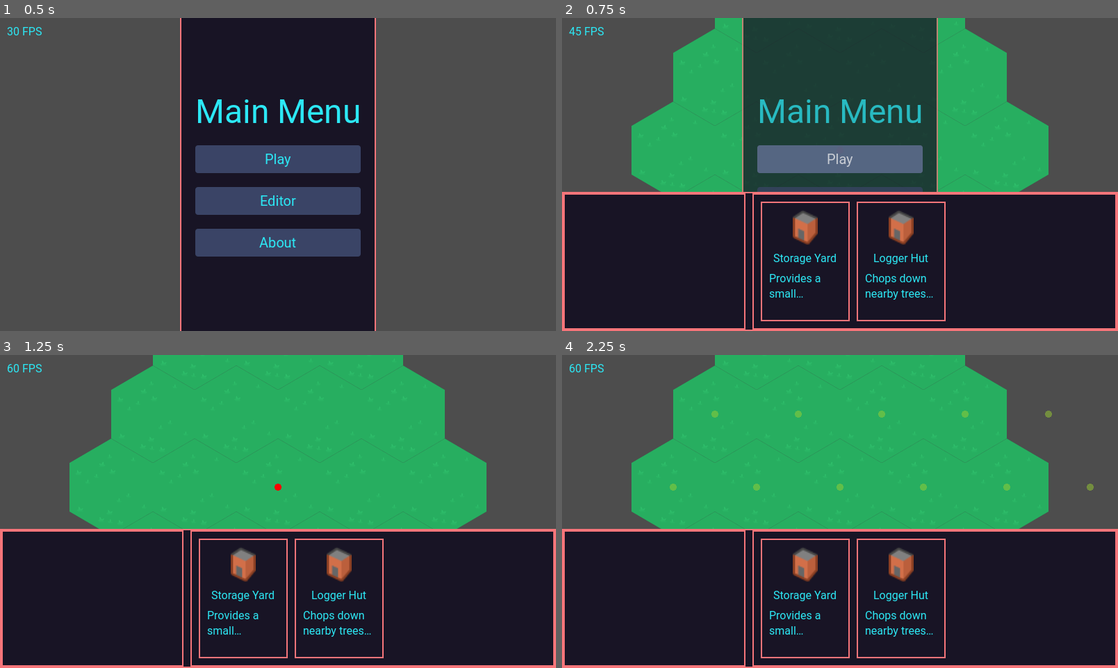
Above: before the commit, frames 1-4 (two rows, left to right).
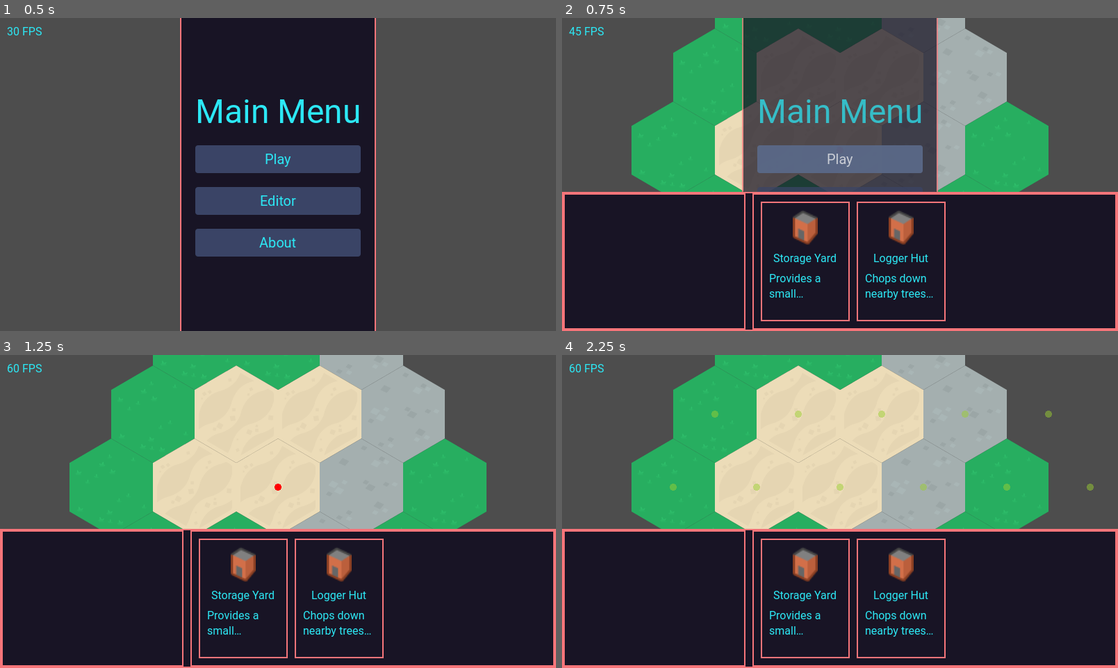
Above: after the commit, the same moments.

Repository: Bloodyaugust/citybuilder-sim
Game: Godot game, scene res://scenes/main.tscn
The game is run twice, just before and just after one commit, with the same random seed, the same clock (stepped at 60 frames per second) and the same inputs. The engine's default icon, where the game draws it, is replaced by a stand-in: a white triangle on a blue panel in a dark square.
Inputs (mouse positions are in pixels of both pictures, inside the frame that each line leads up to):
- Up to frame 1 (0.5 s): no input
- Up to frame 2 (0.75 s): click "Play" at 0.5 s
- Up to frame 3 (1.25 s): no input
- Up to frame 4 (2.25 s): tap Enter at 1.25 s; drag from (806, 599) to (895, 442) at 1.27 s; drag from (901, 599) to (812, 574) at 2.02 s

Frame 1 is identical in both runs. In frame 2, 19% of the frame differs, in the area x 27-80%, y 0-56%; in frame 3, 22%; in frame 4, 22%.
Error in both runs: Invalid assignment of property or key 'data' with value of type 'Resource (BuildingData)' on a base object of type 'null instance'. (res://scripts/classes/Surf…

Commit message:
Add systems to drive navigation weight and movement speed
This is based on tiles and resources, which each have a weight that affects the cost of using a tile to navigate, and the speed at which a unit moves on that tile.

Diff:
--- a/actors/Resource.gd
+++ b/actors/Resource.gd
@@ -21,3 +21,4 @@
 	global_position = GDUtil.get_global_position_from_tile(_origin_tile, _tilemap)
 	_sprite.texture = data.sprite
 	_tilemap_actor_controller.add_actor_to_tile(_origin_tile, self)
+	_tilemap.set_nav_point_non_tile_weight_by_tile(_origin_tile, data.nav_weight)
--- a/actors/Unit.gd
+++ b/actors/Unit.gd
@@ -16,7 +16,20 @@
 
 
 func _process(delta):
-	global_position = global_position.move_toward(_path[_current_path_index], delta * data.speed)
+	var _tile_nav_weight: float = _tilemap.get_nav_weight_from_tile(
+		GDUtil.get_tile_from_global_position(global_position, _tilemap)
+	)
+
+	global_position = global_position.move_toward(
+		_path[_current_path_index],
+		(
+			delta
+			* (
+				data.speed
+				/ (_tile_nav_weight / 4 if _tile_nav_weight > 1.0 else _tile_nav_weight * 4)
+			)
+		)
+	)
 
 	if global_position.is_equal_approx(_path[_current_path_index]):
 		_current_path_index += 1
--- a/data/resource_data.gd
+++ b/data/resource_data.gd
@@ -3,4 +3,5 @@
 
 @export var name: String
 @export var id: String
+@export var nav_weight: float
 @export var sprite: Texture2D
--- a/data/resources/wood.tres
+++ b/data/resources/wood.tres
@@ -7,4 +7,5 @@
 script = ExtResource("1_du1tn")
 name = "Wood"
 id = "wood"
+nav_weight = 4.0
 sprite = ExtResource("2_qs5l8")
--- a/scenes/Editor.tscn
+++ b/scenes/Editor.tscn
@@ -131,7 +131,7 @@
 [node name="CanvasLayer" type="CanvasLayer" parent="."]
 
 [node name="PanelContainer" type="PanelContainer" parent="CanvasLayer"]
-anchors_preset = -1
+anchors_preset = 11
 anchor_left = 1.0
 anchor_right = 1.0
 anchor_bottom = 1.0
--- a/scenes/levels/level-0.tscn
+++ b/scenes/levels/level-0.tscn
@@ -26,6 +26,7 @@
 3:1/0 = 0
 4:1/0 = 0
 5:1/0 = 0
+5:1/0/custom_data_0 = 1.0
 6:1/0 = 0
 7:1/0 = 0
 0:2/0 = 0
@@ -39,6 +40,7 @@
 0:3/0 = 0
 1:3/0 = 0
 2:3/0 = 0
+2:3/0/custom_data_0 = 4.0
 3:3/0 = 0
 4:3/0 = 0
 5:3/0 = 0
@@ -103,6 +105,7 @@
 5:11/0 = 0
 6:11/0 = 0
 0:12/0 = 0
+0:12/0/custom_data_0 = 0.25
 1:12/0 = 0
 2:12/0 = 0
 3:12/0 = 0
@@ -120,13 +123,15 @@
 [sub_resource type="TileSet" id="TileSet_25pv1"]
 tile_shape = 3
 tile_size = Vector2i(120, 140)
+custom_data_layer_0/name = "nav_weight"
+custom_data_layer_0/type = 3
 sources/2 = SubResource("TileSetAtlasSource_a7s8r")
 
 [node name="TileMap" type="TileMap" groups=["TileMap"]]
 z_index = -1
 tile_set = SubResource("TileSet_25pv1")
 format = 2
-layer_0/tile_data = PackedInt32Array(-1, 327682, 1, 0, 327682, 1, 65535, 327682, 1, -65536, 327682, 1, -131072, 327682, 1, -65537, 327682, 1, -2, 327682, 1, 131071, 327682, 1, 131070, 327682, 1, 65534, 327682, 1, -3, 327682, 1, -65538, 327682, 1, -131074, 327682, 1, -131073, 327682, 1, -196608, 327682, 1, -131071, 327682, 1, -65535, 327682, 1, 1, 327682, 1, 65536, 327682, 1)
+layer_0/tile_data = PackedInt32Array(-1, 131074, 3, 0, 2, 12, 65535, 327682, 1, -65536, 2, 12, -131072, 131074, 3, -65537, 131074, 3, -2, 131074, 3, 131071, 327682, 1, 131070, 327682, 1, 65534, 327682, 1, -3, 327682, 1, -65538, 327682, 1, -131074, 327682, 1, -131073, 327682, 1, -196608, 2, 12, -131071, 2, 12, -65535, 327682, 1, 1, 327682, 1, 65536, 327682, 1)
 script = ExtResource("2_bsr08")
 
 [node name="StartingBuildings" type="Node2D" parent="."]
@@ -143,10 +148,18 @@
 [node name="StartingResources" type="Node2D" parent="."]
 unique_name_in_owner = true
 
-[node name="StartingResource" parent="StartingResources" instance=ExtResource("6_3q5cc")]
-position = Vector2(60, -129)
-data = ExtResource("7_xf4el")
-
 [node name="StartingResource2" parent="StartingResources" instance=ExtResource("6_3q5cc")]
 position = Vector2(-63, -136)
 data = ExtResource("7_xf4el")
+
+[node name="StartingResource3" parent="StartingResources" instance=ExtResource("6_3q5cc")]
+position = Vector2(-180, -134)
+data = ExtResource("7_xf4el")
+
+[node name="StartingResource4" parent="StartingResources" instance=ExtResource("6_3q5cc")]
+position = Vector2(58, -135)
+data = ExtResource("7_xf4el")
+
+[node name="StartingResource5" parent="StartingResources" instance=ExtResource("6_3q5cc")]
+position = Vector2(180, -137)
+data = ExtResource("7_xf4el")
--- a/scripts/classes/Surface.gd
+++ b/scripts/classes/Surface.gd
@@ -48,6 +48,18 @@
 	return _used_cells.find(tile)
 
 
+func get_nav_weight_from_tile(tile: Vector2i) -> float:
+	return navigation.get_point_weight_scale(get_nav_point_index_from_tile(tile))
+
+
+func set_nav_point_non_tile_weight_by_tile(tile: Vector2i, weight: float) -> void:
+	var _nav_point_index: int = get_nav_point_index_from_tile(tile)
+
+	navigation.set_point_weight_scale(
+		_nav_point_index, weight + get_cell_tile_data(0, tile).get_custom_data("nav_weight")
+	)
+
+
 func _on_store_state_changed(state_key: String, substate) -> void:
 	match state_key:
 		"game":
@@ -72,7 +84,11 @@
 
 func _init():
 	for _tile_index in len(_used_cells):
-		navigation.add_point(_tile_index, Vector2(_used_cells[_tile_index]))
+		navigation.add_point(
+			_tile_index,
+			Vector2(_used_cells[_tile_index]),
+			get_cell_tile_data(0, _used_cells[_tile_index]).get_custom_data("nav_weight")
+		)
 
 	for _tile_index in len(_used_cells):
 		var _neighboring_tiles: Array[Vector2i] = get_surrounding_cells(_used_cells[_tile_index])
